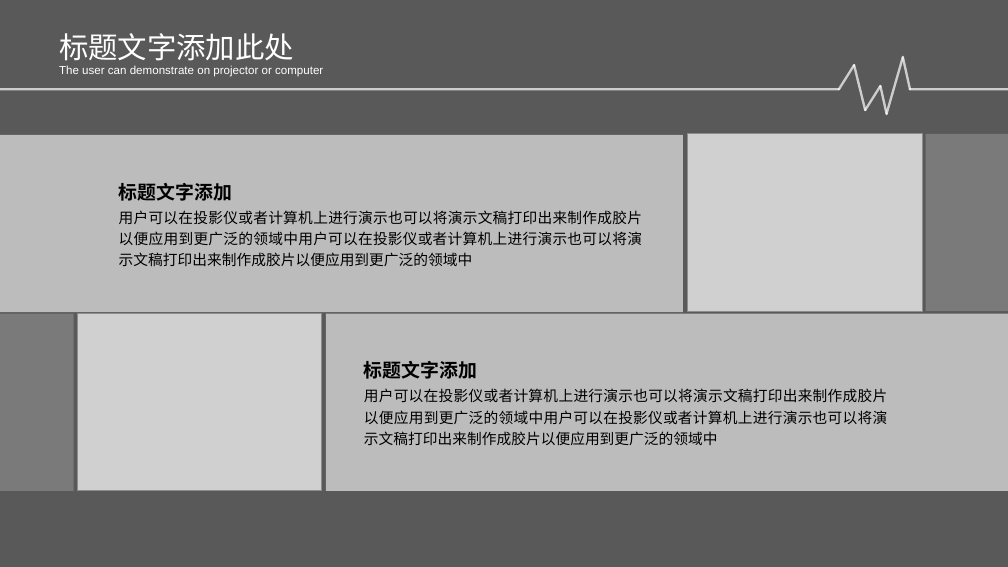
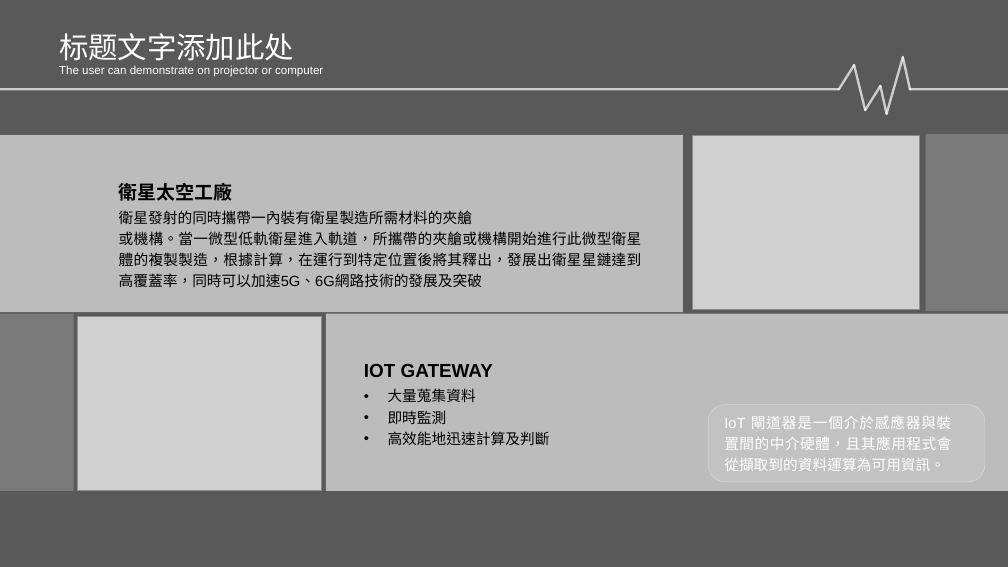
Before and after one commit to Sikako/hackthon, a slide deck: slide 11 of bigdata.pptx (slide 15 before the commit). Drawn at 1008x567 pixels with LibreOffice and Linux fonts; fonts in the diff are those of the drawing; grey boxes stand for pictures; background and template pictures are left out. Boxes give left, top, right and bottom in pixels: in the first picture for what was removed or moved away, otherwise in the second. Text is boxed around its words. In the diff, an @@ line names an element or a change of style, - is before the commit and + after.

Commit message:
衛星工廠

```diff
--- a/bigdata.pptx
+++ b/bigdata.pptx
@@ picture: place and size @@
-picture at (687,134,923,311)
+picture at (693,135,920,309)
@@ text at (119,183,232,201): text changed @@
-标题文字添加
+衛星太空工廠
@@ text at (119,210,642,287): text changed @@
-用户可以在投影仪或者计算机上进行演示也可以将演示文稿打印出来制作成胶片以便应用到更广泛的领域中用户可以在投影仪或者计算机上进行演示也可以将演示文稿打印出来制作成胶片以便应用到更广泛的领域中
+衛星發射的同時攜帶一內裝有衛星製造所需材料的夾艙
+或機構。當一微型低軌衛星進入軌道，所攜帶的夾艙或機構開始進行此微型衛星體的複製製造，根據計算，在運行到特定位置後將其釋出，發展出衛星星鏈達到高覆蓋率，同時可以加速5G、6G網路技術的發展及突破
@@ text at (364,364,493,377): text changed @@
-标题文字添加
+IOT GATEWAY
@@ text at (388,388,550,445): text changed @@
-用户可以在投影仪或者计算机上进行演示也可以将演示文稿打印出来制作成胶片以便应用到更广泛的领域中用户可以在投影仪或者计算机上进行演示也可以将演示文稿打印出来制作成胶片以便应用到更广泛的领域中
+• 大量蒐集資料
+• 即時監測
+• 高效能地迅速計算及判斷
@@ rounded rectangle added at (709,405,985,482), fill #FCFCFC at 10% opacity, outline #FFFFFF 0.5 pt @@
@@ text added at (724,416,951,471), 14 pt, text #FFFFFF @@
+IoT 閘道器是一個介於感應器與裝置間的中介硬體，且其應用程式會從擷取到的資料運算為可用資訊。
```
Also in this commit, not shown: 7 other slides changed, 2 slides added, 4 slides removed.
